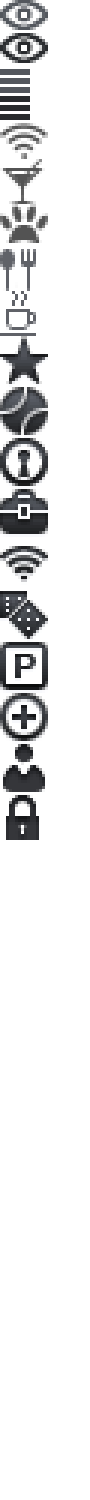
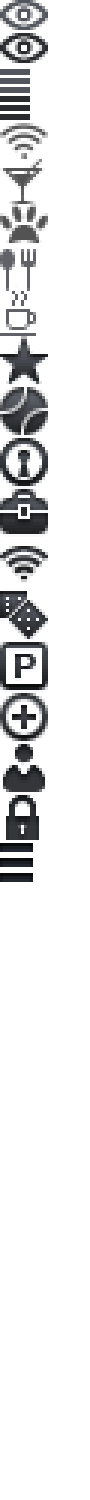
Before/after of a (90, 1500) layered artwork. What changed in the layer stack:
added layer "Layer 19" above "Layer 18" over [0, 843, 33, 882]
